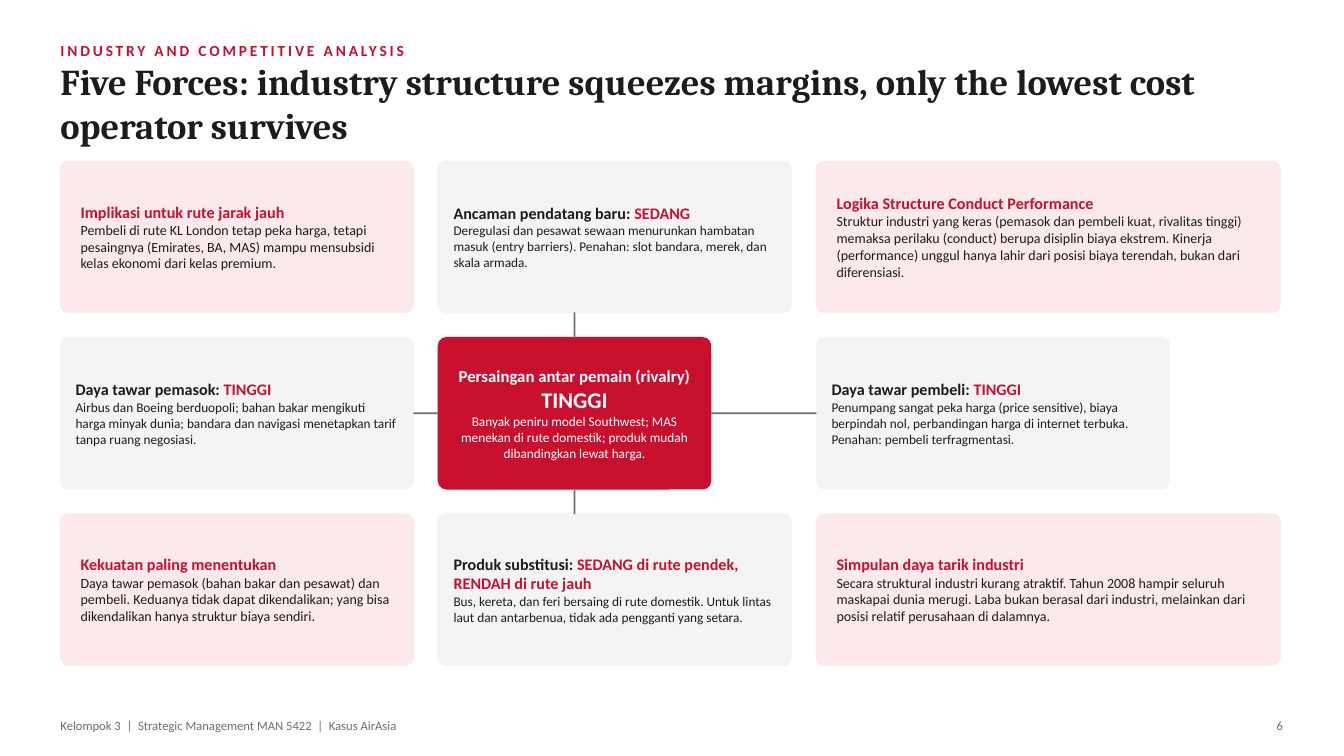
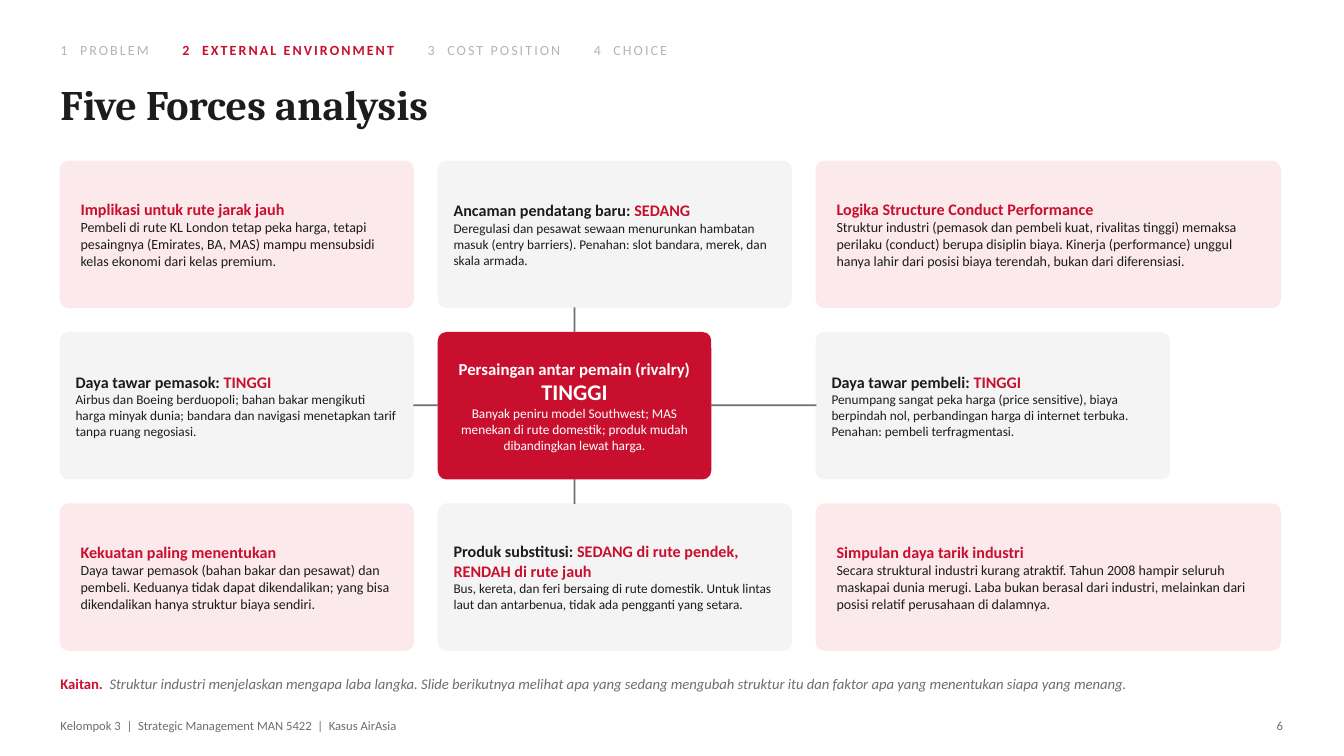
Before and after one commit to aslihabnuri/Dom-Manipulation, a slide deck: slide 6 of strategic-management/airasia-case/SMJKT_Group 3_Aslih_Case AirAsia.pptx. Drawn at 1344x756 pixels with LibreOffice and Linux fonts; fonts in the diff are those of the drawing. Boxes give left, top, right and bottom in pixels: in the first picture for what was removed or moved away, otherwise in the second. Text is boxed around its words. In the diff, an @@ line names an element or a change of style, - is before the commit and + after.

```diff
--- a/strategic-management/airasia-case/SMJKT_Group 3_Aslih_Case AirAsia.pptx
+++ b/strategic-management/airasia-case/SMJKT_Group 3_Aslih_Case AirAsia.pptx
@@ text at (60,46,667,55): text changed; size 11 to 10 pt; text colour #C8102E to #B5B5B5; bold off @@
-INDUSTRY AND COMPETITIVE ANALYSIS
+1 PROBLEM 2 EXTERNAL ENVIRONMENT 3 COST POSITION 4 CHOICE
@@ text at (60,91,428,130): text changed; size 26 to 30 pt @@
-Five Forces: industry structure squeezes margins, only the lowest cost operator survives
+Five Forces analysis
@@ rounded rectangle: place and size @@
-rounded rectangle at (60,161,413,313)
+rounded rectangle at (60,161,413,308)
@@ rounded rectangle: place and size @@
-rounded rectangle at (439,161,791,313)
+rounded rectangle at (439,161,791,308)
@@ rounded rectangle: place and size @@
-rounded rectangle at (817,161,1280,313)
+rounded rectangle at (817,161,1280,308)
@@ text at (837,222,1236,269): text changed @@
-Struktur industri yang keras (pemasok dan pembeli kuat, rivalitas tinggi) memaksa perilaku (conduct) berupa disiplin biaya ekstrem. Kinerja (performance) unggul hanya lahir dari posisi biaya terendah, bukan dari diferensiasi.
+Struktur industri (pemasok dan pembeli kuat, rivalitas tinggi) memaksa perilaku (conduct) berupa disiplin biaya. Kinerja (performance) unggul hanya lahir dari posisi biaya terendah, bukan dari diferensiasi.
@@ line moved from (575, 313) - (575, 338) to (575, 308) - (575, 333) @@
@@ rounded rectangle: place and size @@
-rounded rectangle at (60,338,413,489)
+rounded rectangle at (60,333,413,479)
@@ text "Daya tawar pemasok: TINGGI": place and size @@
-text "Daya tawar pemasok: TINGGI" at (76,383,396,447)
+text "Daya tawar pemasok: TINGGI" at (76,376,396,439)
@@ rounded rectangle: place and size @@
-rounded rectangle at (439,338,711,489)
+rounded rectangle at (439,333,711,479)
@@ text "Persaingan antar pemain (rivalry)": place and size @@
-text "Persaingan antar pemain (rivalry)" at (459,369,690,461)
+text "Persaingan antar pemain (rivalry)" at (459,362,690,453)
@@ rounded rectangle: place and size @@
-rounded rectangle at (817,338,1170,489)
+rounded rectangle at (817,333,1170,479)
@@ text "Daya tawar pembeli: TINGGI": place and size @@
-text "Daya tawar pembeli: TINGGI" at (832,383,1128,447)
+text "Daya tawar pembeli: TINGGI" at (832,376,1128,439)
@@ 3 lines: place and size @@
-3 lines at (413,413,817,514)
+3 lines at (413,405,817,504)
@@ proportions changed in 9 elements at (817,161,1280,308), (439,161,791,308), (60,161,413,308), (60,333,413,479), (817,333,1170,479), (439,333,711,479), (817,504,1280,650), (439,504,791,650), (60,504,413,650) @@
@@ rounded rectangle: place and size @@
-rounded rectangle at (60,514,413,665)
+rounded rectangle at (60,504,413,650)
@@ rounded rectangle: place and size @@
-rounded rectangle at (439,514,791,665)
+rounded rectangle at (439,504,791,650)
@@ rounded rectangle: place and size @@
-rounded rectangle at (817,514,1280,665)
+rounded rectangle at (817,504,1280,650)
@@ text "Kekuatan paling menentukan": place and size @@
-text "Kekuatan paling menentukan" at (81,558,390,624)
+text "Kekuatan paling menentukan" at (81,546,390,612)
@@ text "Produk substitusi: SEDANG di rute ...": place and size @@
-text "Produk substitusi: SEDANG di rute ..." at (454,558,771,625)
+text "Produk substitusi: SEDANG di rute ..." at (454,545,771,612)
@@ text "Simpulan daya tarik industri": place and size @@
-text "Simpulan daya tarik industri" at (837,558,1245,624)
+text "Simpulan daya tarik industri" at (837,546,1245,612)
@@ text added at (60,679,1126,692), 10.5 pt, text #6E6E6E, italic @@
+Kaitan. Struktur industri menjelaskan mengapa laba langka. Slide berikutnya melihat apa yang sedang mengubah struktur itu dan faktor apa yang menentukan siapa yang menang.
```
Also in this commit, not shown: 15 other slides changed, 1 slide added, 1 slide removed, 2 other files.
